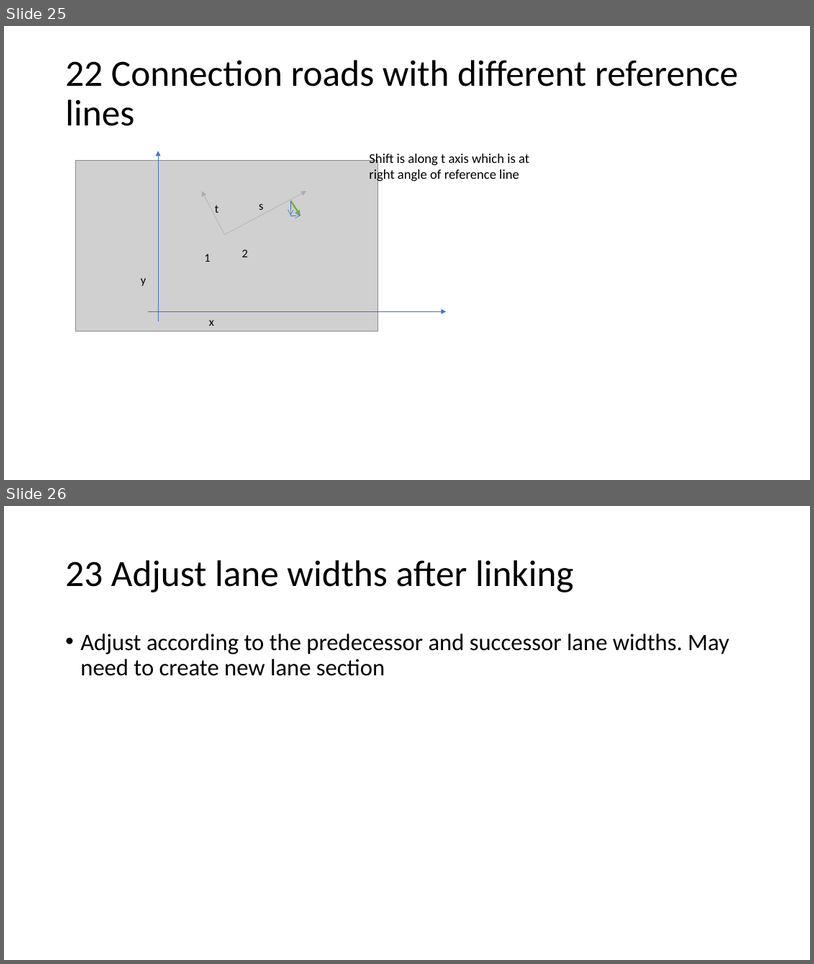
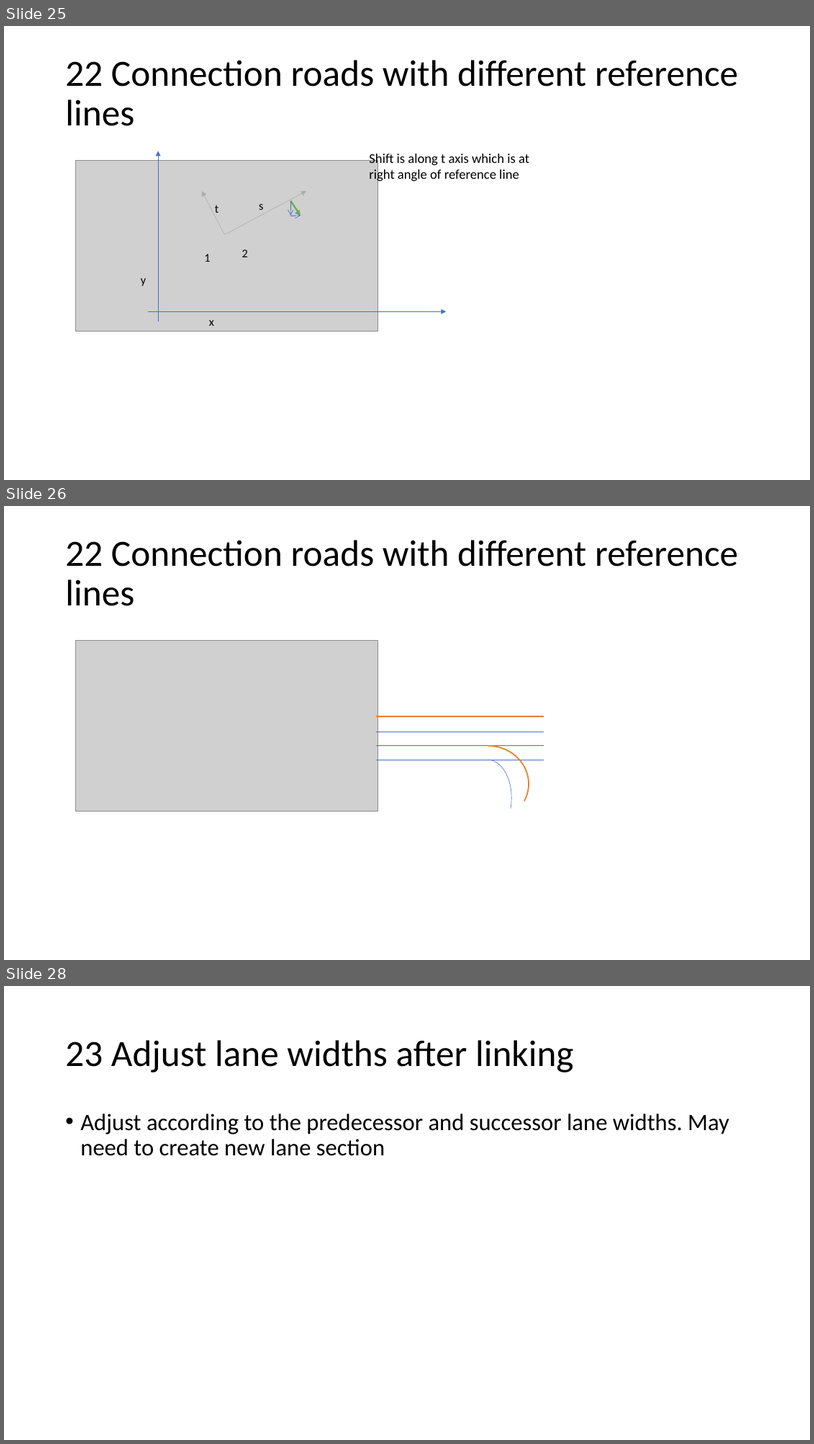
Before and after one commit to AugmentedDesignLab/junction-art, a slide deck: plan/challenges.pptx. Shown one above the other, each under a label of ours: slides 25 and 26 before the commit, slides 25, 26 and 28 after it; the slides between them are not shown. The pictures are 814x964 and 814x1444 pixels, drawn with LibreOffice and Linux fonts; fonts in the diff are those of the drawing; grey boxes stand for pictures. Boxes give left, top, right and bottom in pixels: in the first picture for what was removed or moved away, otherwise in the second. Text is boxed around its words. In the diff, an @@ line names an element or a change of style, - is before the commit and + after.

Commit message:
found one problem with internal connections for sequential roads.

```diff
--- a/plan/challenges.pptx
+++ b/plan/challenges.pptx
@@ slide 26 added at [4,506,810,960], background #FFFFFF @@
@@ title added at [65,540,738,606], 44 pt, text #000000 @@
+22 Connection roads with different reference lines
@@ picture added at [75,641,378,811] @@
@@ line added from (291, 695) to (291, 695), #4472C4 0.5 pt @@
@@ line added from (376, 716) to (543, 716), #ED7D31 1.5 pt @@
@@ line added from (377, 731) to (544, 731), #4472C4 0.5 pt @@
@@ line added from (377, 746) to (544, 746), #4472C4 0.5 pt @@
@@ line added from (377, 759) to (544, 759), #4472C4 0.5 pt @@
@@ arc (boxed as its full ellipse) added at [448,746,529,822], outline #ED7D31 1.5 pt @@
@@ arc (boxed as its full ellipse) added at [464,759,512,836], outline #4472C4 0.5 pt @@
@@ what was slide 26 is now slide 28 @@
```
Also in this commit, not shown: 4 other slides added, 7 other files.
